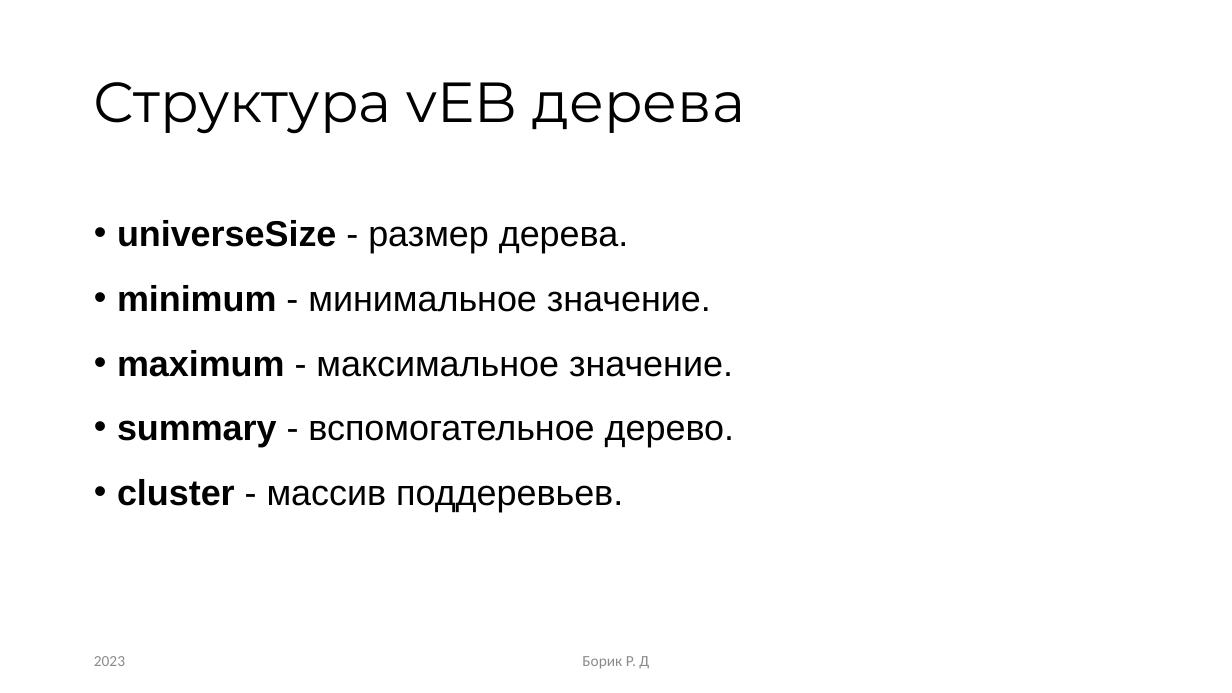
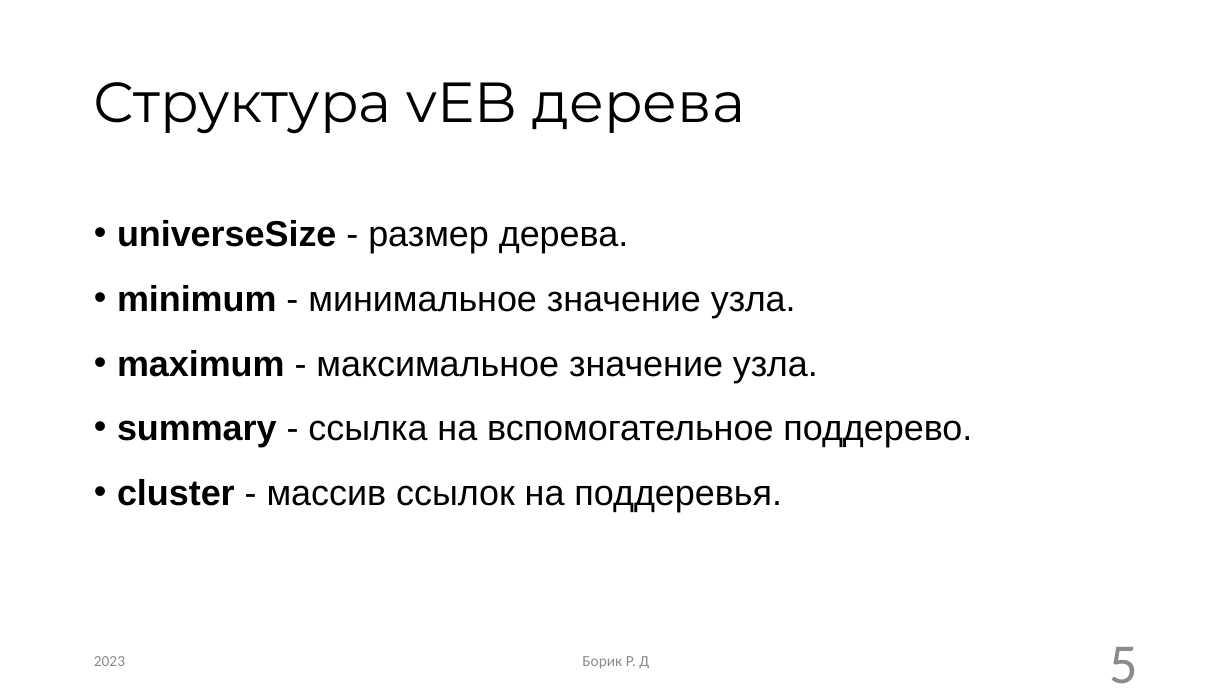
Before and after one commit to RandomServant/Van-Emde-Boas-tree, a slide deck: slide 5 of Presentation van Emde Boas tree.pptx. Drawn at 1232x693 pixels with LibreOffice and Linux fonts; fonts in the diff are those of the drawing. Boxes give left, top, right and bottom in pixels: in the first picture for what was removed or moved away, otherwise in the second. Text is boxed around its words. In the diff, an @@ line names an element or a change of style, - is before the commit and + after.

```diff
--- a/Presentation van Emde Boas tree.pptx
+++ b/Presentation van Emde Boas tree.pptx
@@ text at [117, 285, 972, 512]: text changed @@
-• minimum - минимальное значение.
-• maximum - максимальное значение.
-• summary - вспомогательное дерево.
-• cluster - массив поддеревьев.
+• minimum - минимальное значение узла.
+• maximum - максимальное значение узла.
+• summary - ссылка на вспомогательное поддерево.
+• cluster - массив ссылок на поддеревья.
@@ page number added at [1109, 647, 1138, 684], 44 pt, text #8C8C8C @@
+5
```
Also in this commit, not shown: 15 other slides changed, 1 slide added, 5 slides removed.
